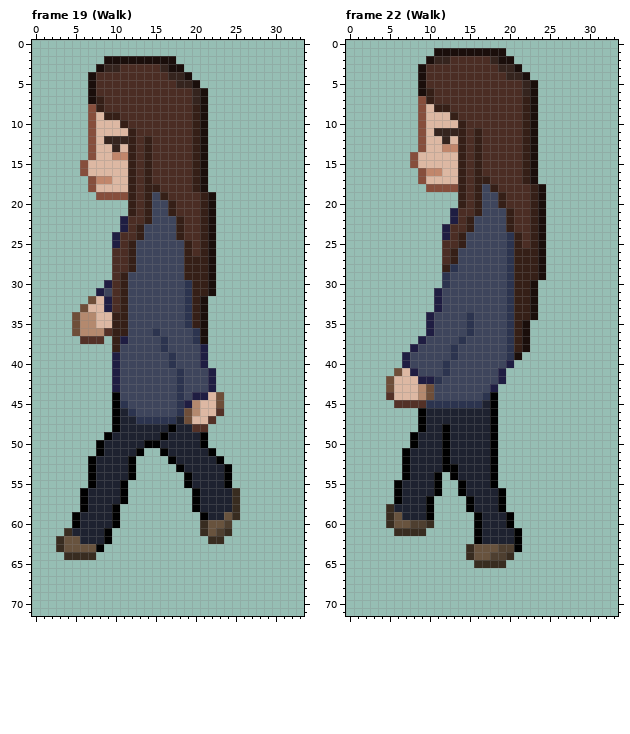
File history of a pixel-art file, Character/OneMestoRun.aseprite. The first picture shows the starting point.
34x72 pixels, 160 frames. Pixels under 10% opacity are left out. Colours within 5 levels of each other are drawn and written as one. Shown: frame 19 (Walk), frame 22 (Walk). The commit also changed other frames, which this record leaves out.
Now the later version:
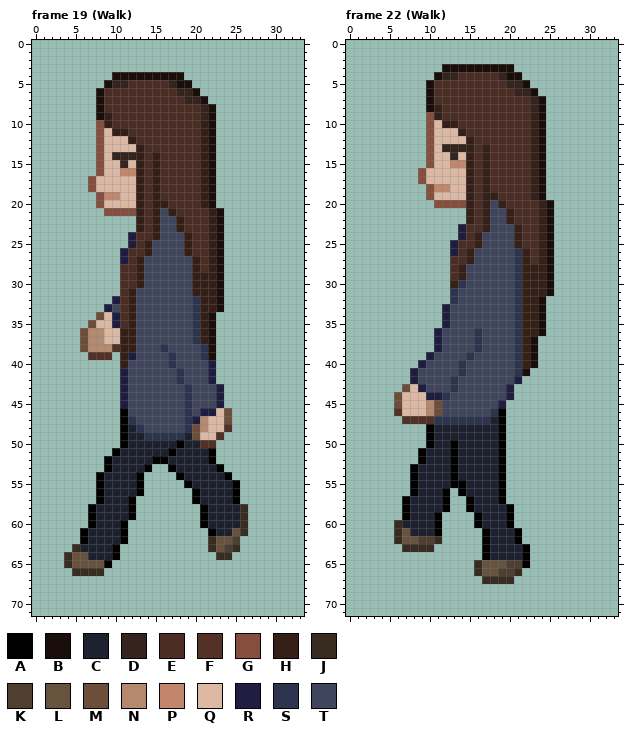
Palette (. is transparent): A #000000  B #1a0e0b  C #1e2230  D #35241e  E #4b2d24  F #533127  G #864e3c  H #351f17  J #382c20  K #4e3f30  L #68533e  M #6e4e39  N #b4896e  P #c1866b  Q #ddb8a3  R #1f1d42  S #2c344f  T #3e455c
The exact change:
Changed rows in their new state; - is an unchanged pixel.
Frame 19 (Walk), layer "Walk_S":
first column x 3:
 2 ------.........---------
 3 -----...........--------
 4 ----...BBBBBBBBB.-------
 5 ----..BDD-----DBB.------
 6 ----.B---------DDB.-----
 7 ----.B----------D-------
 8 ----.B-----------EDB----
 9 ----.B-E---------EDB----
10 ----.GHEE--------EHB----
11 ----.G-HHE-------EHB----
12 ----.GQQQ--E-----EHB----
13 ----.G-Q-QHE-----EHB----
14 ----.G-DDDHEH----EHB----
15 ---..G--DQHEH----EHB----
16 ---..G--PPHEH----EHB----
17 -----QQ--QHEH----EHB----
18 ---------QHE-----EHB----
19 ------PPQQHEHE----------
20 -----GQQQQHEHHE---------
21 ------GGGGHEH-----EHB---
22 --------..HEH-----EHB---
23 --------..-EH-----EHB---
24 -------..REEH--TH-EHB---
25 -------..REH------EHB---
26 -------.REEH------EHB---
27 -------.REH-----T-EHB---
28 -------.-EH-----T-EHB---
29 -------.EEH-----T--HB---
30 ------..EEH-----T--HB---
31 -----...EH------T--HB---
32 ----...REH------TSHHB---
33 ---...-TEH------TSHHB---
34 --...M-REH------TSHB----
35 --..M--REH------TSHB----
36 --.M--QQ-H--T-----HB----
37 ---MNNQQHH---T----HB----
38 ---MNNNFHH--------SB----
39 ----FFF.HR--------SB----
40 -------.H---------TR----
41 -------.R---------------
42 -------.R---------------
43 -------.R------TS--TR---
44 -------.R------TSTTTR---
45 -------.R------TSTTTR---
46 -------.AT-----TSTRRQM--
47 -------.ASTTTTTTSRNQQM--
48 -------.A-STTTTTSMNQQF--
49 ------..A--SSSSS-MQQF---
50 -----...A--CC--A--FF----
51 -----..A--CCCCA---------
52 ----..A--CCCAAC----A.---
53 ----..A--CCA--AC----A.--
54 ----.A---CA----AC-------
55 ----.A--CCA----------CA-
56 ---..A--CCA-----------A-
57 ---..A--CA------------A-
58 ---.A--CCA-------.A---CJ
59 --..A--CCA-----------CCJ
60 --..A--CA---------ACCCCJ
61 -..A--CCA---------.ACCLJ
62 ...A--CCA-----------LLK-
63 ..JCCCCA-----------JLKJ-
64 --LLCCCA------------JJ--
65 -JLLLLA-----------------
66 --JJJJ------------------
Frame 22 (Walk), layer "Walk_S":
first column x 5:
 1 ------.........------
 2 -----...........-----
 3 ----...BBBBBBBBB.----
 4 ----..BDD-----DBB.---
 5 ----.B---------DDB.--
 6 ----.B----------D----
 7 ----.B-----------EDB-
 8 ----.B-E---------EDB-
 9 ----.GHEE--------EHB-
10 ----.G-HHE-------EHB-
11 ----.GQQQ--E-----EHB-
12 ----.G-Q-QHE-----EHB-
13 ----.G-DDDHEH----EHB-
14 ---..G--DQHEH----EHB-
15 ---..G--PPHEH----EHB-
16 -----QQ--QHEH----EHB-
17 ---------QHE-----EHB-
18 ------PPQQHEHE-------
19 -----GQQQQHEHHE------
20 ------GGGGHEH-----EHB
21 --------..HEH-----EHB
22 --------..-EH-----EHB
23 -------..REEH--TH-EHB
24 -------..REH---T--EHB
25 -------.REEH---T--EHB
26 -------.REH----TS-EHB
27 -------.EEH----TS-EHB
28 -------.EH-----TS--HB
29 -------.EH-----TS--HB
30 -------.HS-----TS-HHB
31 ------..S------TS-HHB
32 ------..S------TS-HB-
33 ------.R-------TS-HB-
34 -----..R--T----TS-HB-
35 -----..R--T----TSHHB-
36 -----.R---TS---TSHHB-
37 ----..R--T-S---TSHB--
38 ---...R-T--S---TSHB--
39 --...R--T-S----TSHB--
40 --..R--T-S-----TSHB--
41 -..----T-S----TTSB---
42 ...RTTT-S-----TTR----
43 ..M-RT--S----TTR-----
44 .M--QRRS----TTTR-----
45 -MQQQNMTTTTTTTR------
46 -FQQQNMTTTTTTSA------
47 --FFFFSSSSSSSCA------
48 ----.A-C-----CA------
49 ---..A-C-----CA------
50 ---..A-CA----CA------
51 --..A--CA----CA------
52 --..A--CA----CA------
53 --.A---C-----CA------
54 --.A--CC-----CA------
55 -..A--CCA----CA------
56 -..A--CA-------------
57 -.A--CCA-------------
58 ..A--CCA------CA-----
59 ..A--CA--------------
60 .JCCCCA--------------
61 --LCCCA----.A--------
62 -JLLKKJ----.A--------
63 --JJJJ----..ACCCCA---
64 ----------..ACCCCA---
65 ------------LLLKKA---
66 -----------JLLKKJ----
67 ------------JJJJ-----
Changed places in both pictures, as pixel boxes (x1, y1, x2, y2):
changed: (56, 56, 248, 576)
changed: (386, 48, 554, 584)
